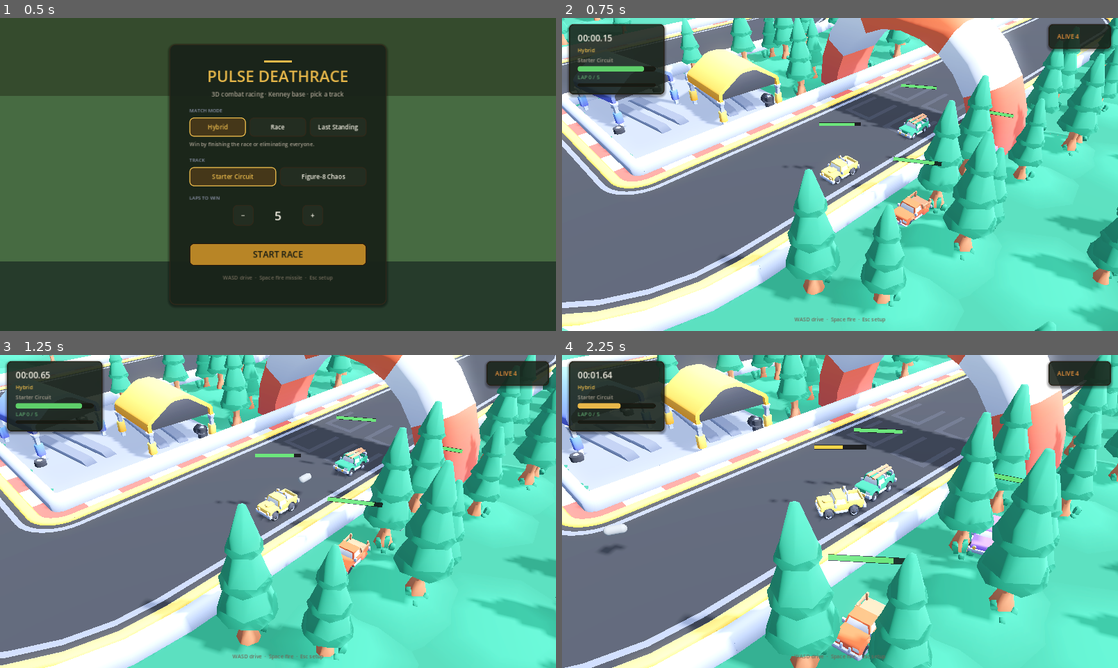
Above: before the commit, frames 1-4 (two rows, left to right).
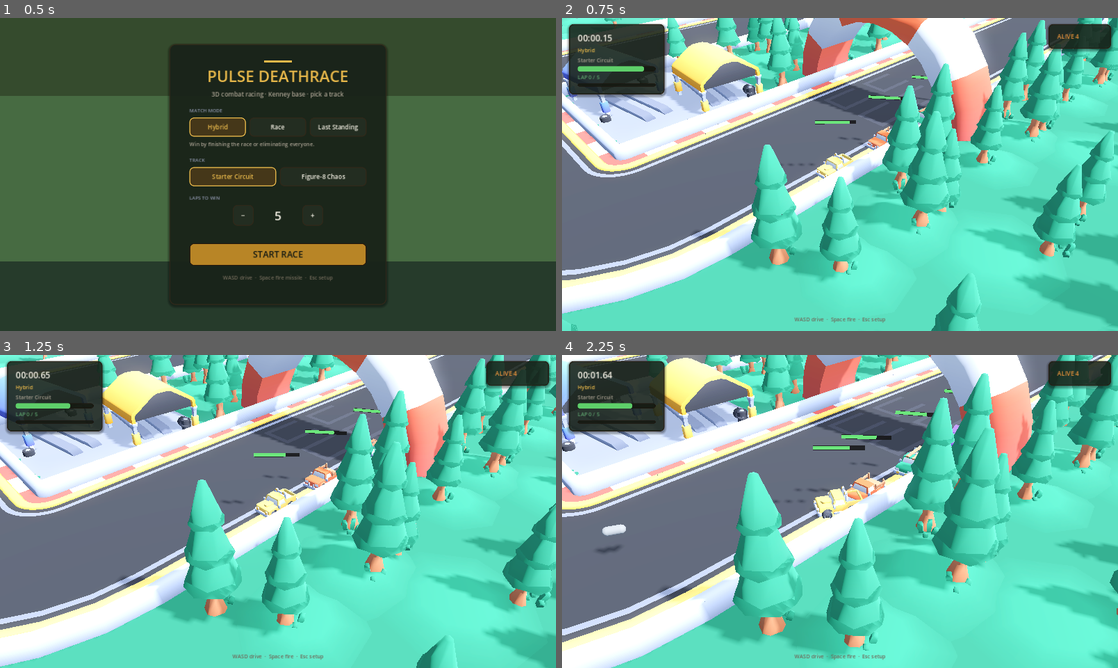
Above: after the commit, the same moments.

Repository: Jackthegr8at/PULSE_DeathRace
Game: Godot game, scene res://scenes/Setup.tscn
The game is run twice, just before and just after one commit, with the same random seed, the same clock (stepped at 60 frames per second) and the same inputs.
Inputs:
- Up to frame 1 (0.5 s): no input
- Up to frame 2 (0.75 s): click "START RACE" at 0.5 s
- Up to frame 3 (1.25 s): no input
- Up to frame 4 (2.25 s): hold D (right) 1.28-2.03 s; tap Space (bounce) at 1.35, 2.1 s; hold S (back) from 2.03 s (still down)

Frame 1 is identical in both runs. In frame 2, 57% of the frame differs, in the area x 0-100%, y 0-100%; in frame 3, 56%; in frame 4, 58%.

Commit message:
fix: single-file centerline spawns so all cars stay on start tile

Diff:
--- a/scripts/race/Race3D.gd
+++ b/scripts/race/Race3D.gd
@@ -114,18 +114,33 @@
 
 
 func _snap_spawn_to_ground(origin: Vector3) -> Vector3:
-	## Raycast down onto track/ground; fall back to spawn height + hover.
+	## Raycast down onto track. If miss (off mesh), pull toward SpawnPoint and retry.
 	var space := get_world_3d().direct_space_state
+	var hover := 0.55
 	if space == null:
-		return origin + Vector3(0, 0.55, 0)
-	var from := origin + Vector3(0, 8.0, 0)
-	var to := origin + Vector3(0, -20.0, 0)
-	var q := PhysicsRayQueryParameters3D.create(from, to)
-	q.collision_mask = 1 # world / grid
-	var hit := space.intersect_ray(q)
-	if hit and hit.has("position"):
-		return hit.position + Vector3(0, 0.55, 0)
-	return origin + Vector3(0, 0.55, 0)
+		return origin + Vector3(0, hover, 0)
+
+	var anchor := origin
+	if track and track.has_method("get_spawn_transform"):
+		anchor = (track.call("get_spawn_transform") as Transform3D).origin
+
+	var candidates: Array[Vector3] = [
+		origin,
+		origin.lerp(anchor, 0.35),
+		origin.lerp(anchor, 0.7),
+		anchor,
+	]
+	for c in candidates:
+		var from := c + Vector3(0, 10.0, 0)
+		var to := c + Vector3(0, -25.0, 0)
+		var q := PhysicsRayQueryParameters3D.create(from, to)
+		q.collision_mask = 0xFFFFFFFF
+		var hit := space.intersect_ray(q)
+		if hit and hit.has("position"):
+			var p: Vector3 = hit.position
+			return Vector3(c.x, p.y + hover, c.z)
+
+	return Vector3(anchor.x, anchor.y + hover, anchor.z)
 
 
 func _swap_model(veh: Vehicle, glb_path: String) -> void:
--- a/scripts/tracks_3d/Track3DBase.gd
+++ b/scripts/tracks_3d/Track3DBase.gd
@@ -30,21 +30,16 @@
 
 
 func get_spawn_transforms(count: int) -> Array[Transform3D]:
-	## Pack player + AI on the SpawnPoint asphalt (Kenney start). Do NOT use the
-	## approximate Path3D for placement — it drifts off the GridMap road.
+	## Single-file on the start centerline. Kenney straights are narrow — a 2-wide
+	## grid pushed rear cars onto grass. Keep everyone on SpawnPoint asphalt.
 	var base := get_spawn_transform()
 	var result: Array[Transform3D] = []
-	# Identity basis at Kenney start faces +Z down the road; keep that facing.
 	var basis := base.basis.orthonormalized()
-	var right := basis.x
-	var forward := basis.z
-	# Road is narrow: 2 columns, rows stacked slightly BEHIND start so all stay on tile
+	var forward := basis.z.normalized()
+	# One column, slight stagger behind the marker (stay on the same tile ~7–8m long)
+	var spacing := 1.35
 	for i in count:
-		var col := i % 2
-		var row := int(i / 2.0)
-		var lateral := (float(col) - 0.5) * 1.6 # ~±0.8 m from centerline
-		var along := -float(row) * 2.2 # behind spawn, still on straight
-		var origin := base.origin + right * lateral + forward * along
+		var origin := base.origin - forward * (float(i) * spacing)
 		origin.y = base.origin.y
 		result.append(Transform3D(basis, origin))
 	return result
